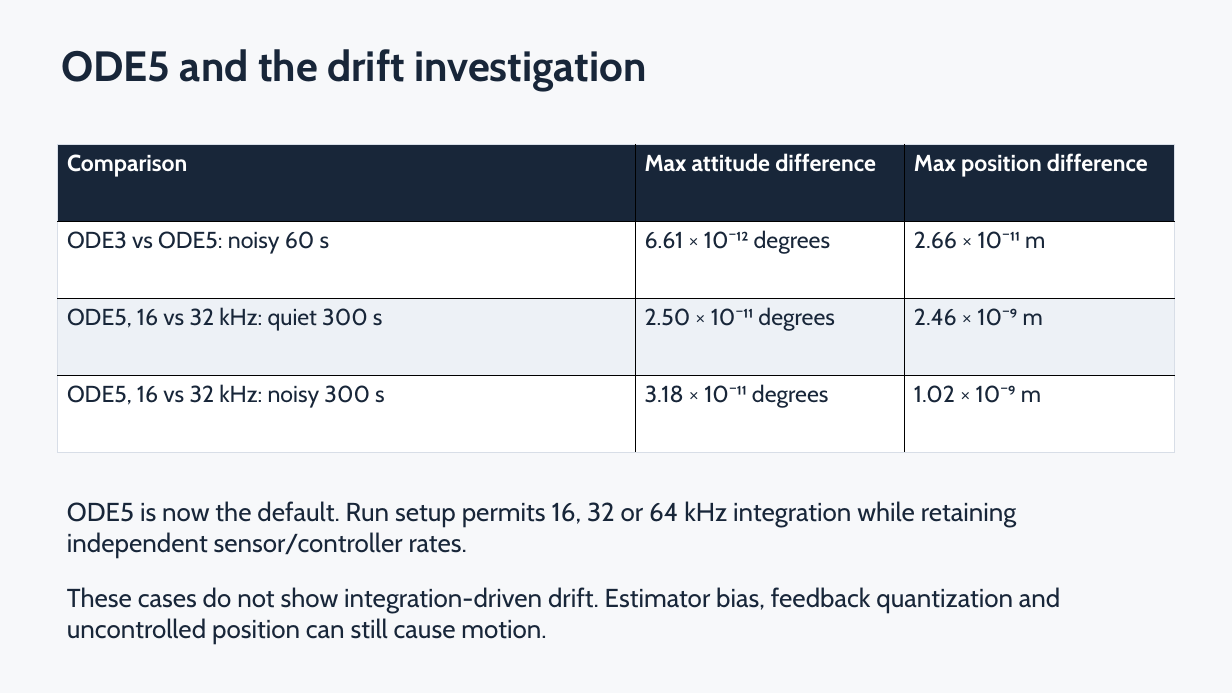
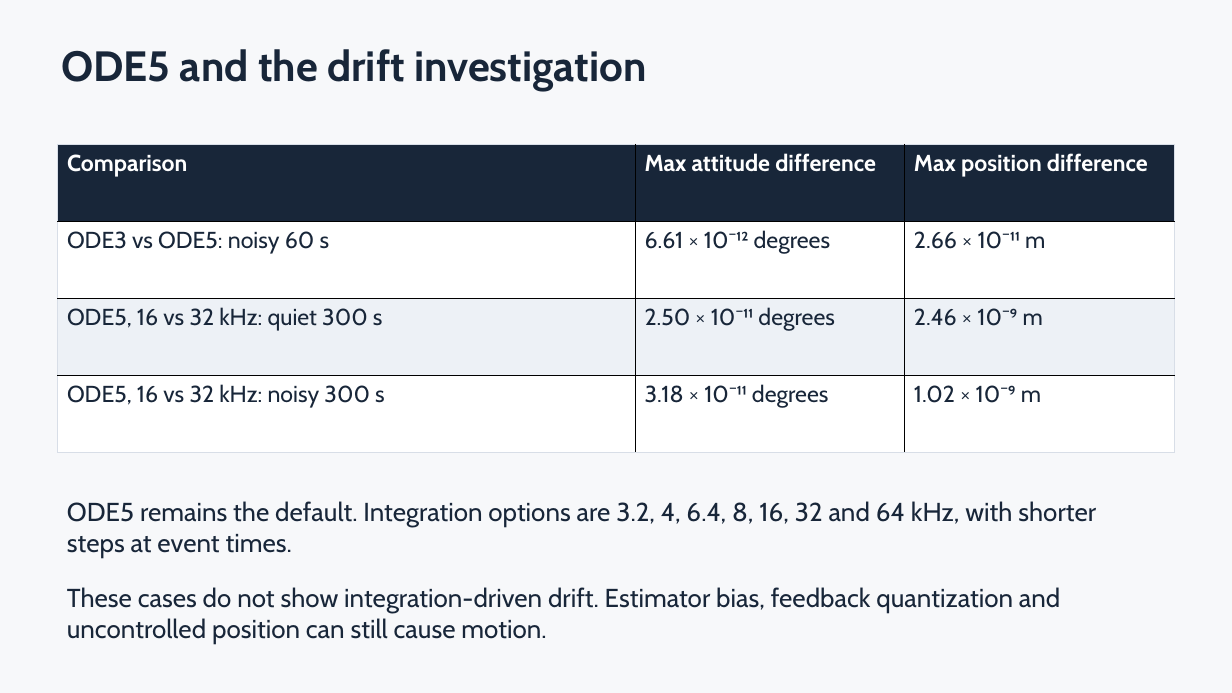
Before and after one commit to MorganSlap/UCI_FWMAV_Flight_Control_Simulation_and_Development, a slide deck: slide 18 of DesktopSIL/docs/Desktop_SIL_Walkthrough.pptx. Drawn at 1232x693 pixels with LibreOffice and Linux fonts; fonts in the diff are those of the drawing. Boxes give left, top, right and bottom in pixels: in the first picture for what was removed or moved away, otherwise in the second. Text is boxed around its words. In the diff, an @@ line names an element or a change of style, - is before the commit and + after.

```diff
--- a/DesktopSIL/docs/Desktop_SIL_Walkthrough.pptx
+++ b/DesktopSIL/docs/Desktop_SIL_Walkthrough.pptx
@@ text at [67,501,1096,559]: text changed @@
-ODE5 is now the default. Run setup permits 16, 32 or 64 kHz integration while retaining independent sensor/controller rates.
+ODE5 remains the default. Integration options are 3.2, 4, 6.4, 8, 16, 32 and 64 kHz, with shorter steps at event times.
```
Also in this commit, not shown: 3 other slides changed, 11 slides added, 1 other file.
